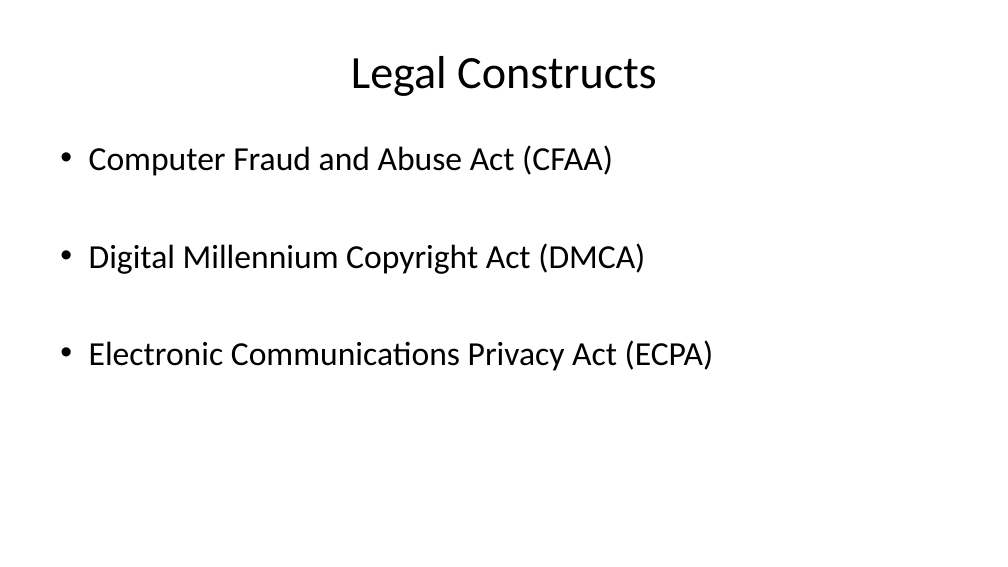
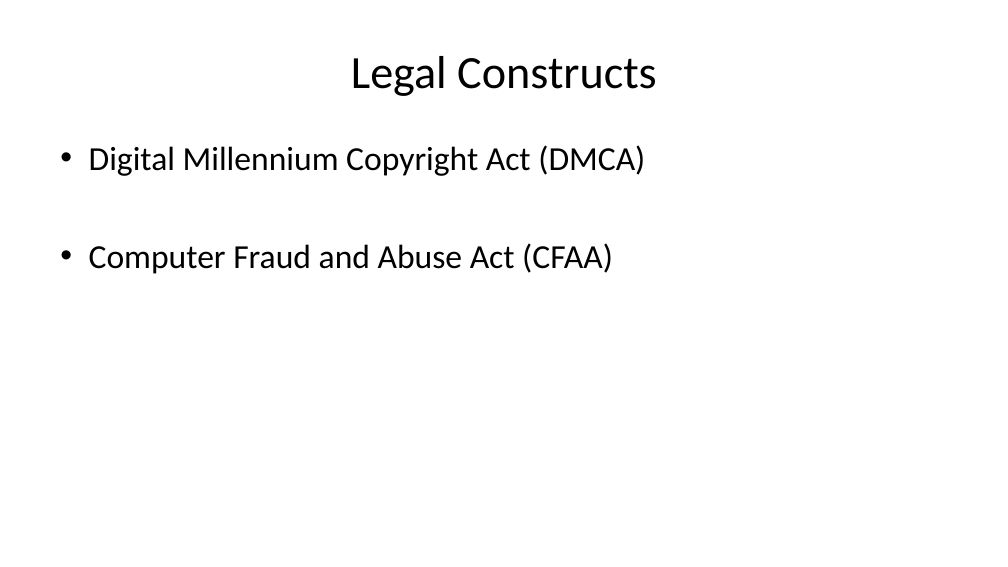
Before and after one commit to noise-lab/security-course, a slide deck: slide 5 of docs/slides/09-Vulnerabilities.ppt. Drawn at 1008x567 pixels with LibreOffice and Linux fonts; fonts in the diff are those of the drawing. Boxes give left, top, right and bottom in pixels: in the first picture for what was removed or moved away, otherwise in the second. Text is boxed around its words. In the diff, an @@ line names an element or a change of style, - is before the commit and + after.

Commit message:
slide reorg

```diff
--- a/docs/slides/09-Vulnerabilities.ppt
+++ b/docs/slides/09-Vulnerabilities.ppt
@@ text at (89, 145, 645, 176): paragraph added @@
+• Digital Millennium Copyright Act (DMCA)
@@ text at (89, 243, 714, 371): paragraphs removed @@
-• Digital Millennium Copyright Act (DMCA)
-• Electronic Communications Privacy Act (ECPA)
```
Also in this commit, not shown: 4 other files.
